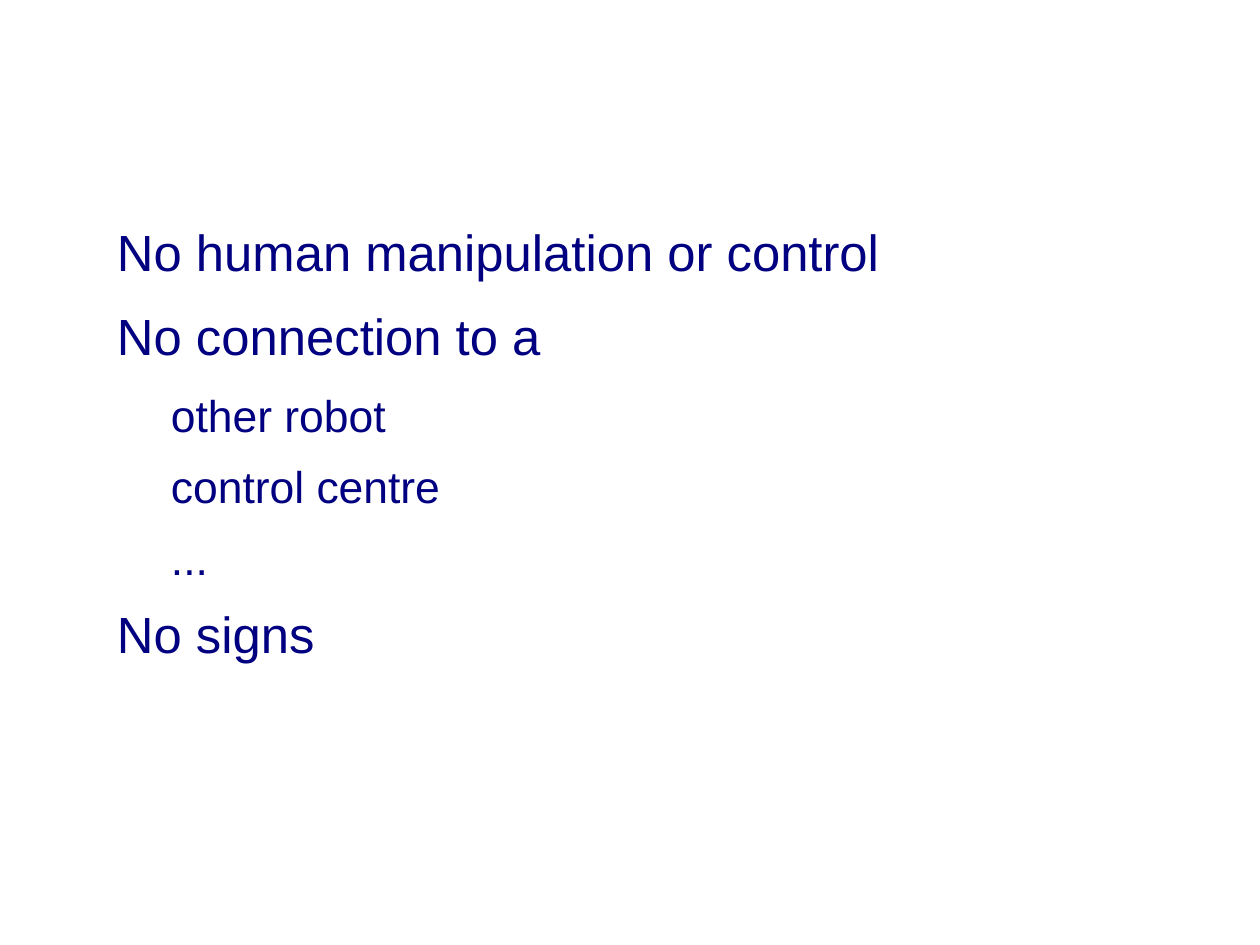
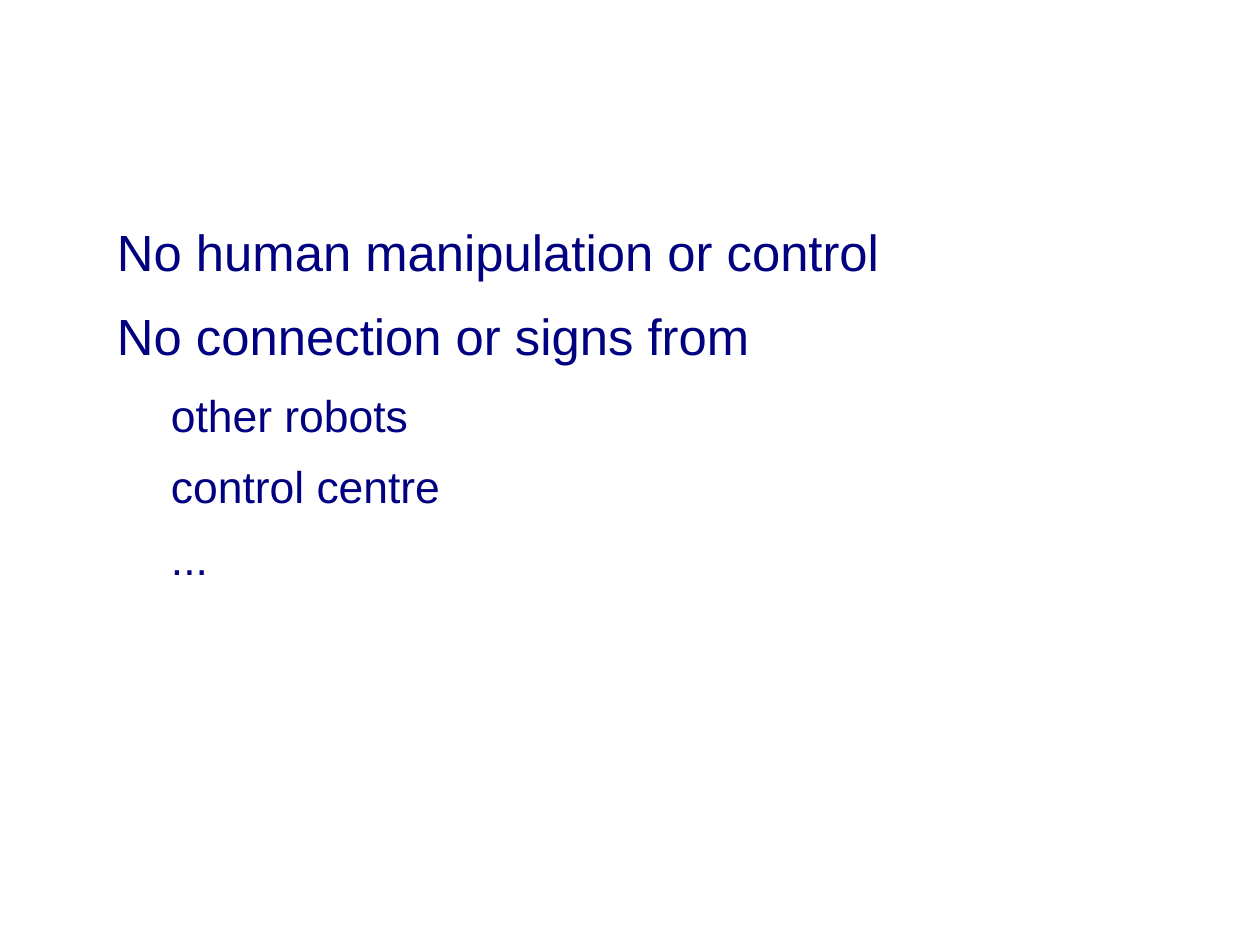
Before and after one commit to MrPerfekt/Car, a slide deck: slide 3 of doc/documents/Presentation/Presentation.odp (slide 4 before the commit). Drawn at 1260x945 pixels with LibreOffice and Linux fonts; fonts in the diff are those of the drawing; background and template pictures are left out. Boxes give left, top, right and bottom in pixels: in the first picture for what was removed or moved away, otherwise in the second. Text is boxed around its words. In the diff, an @@ line names an element or a change of style, - is before the commit and + after.

```diff
--- a/doc/documents/Presentation/Presentation.odp
+++ b/doc/documents/Presentation/Presentation.odp
@@ text at (x1=117, y1=318, x2=750, y2=433): text changed @@
-● No connection to a
-  − other robot
+● No connection or signs from
+  − other robots
@@ text at (x1=117, y1=616, x2=315, y2=663): paragraph removed @@
-● No signs
```
Also in this commit, not shown: 10 other slides changed, 1 slide added, 1 slide removed, 1 other file.
